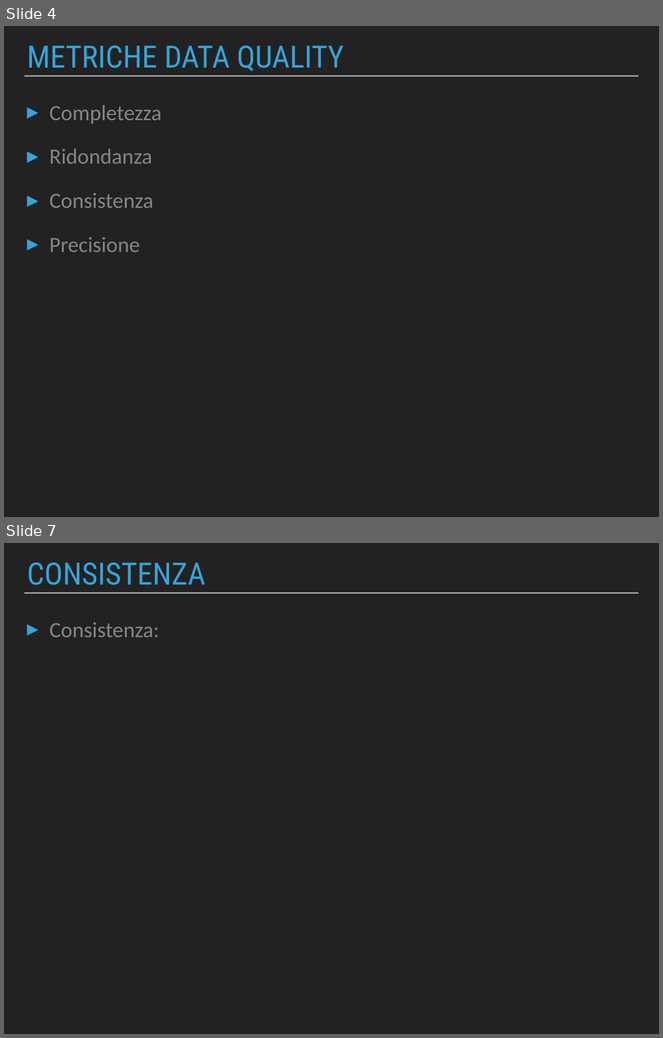
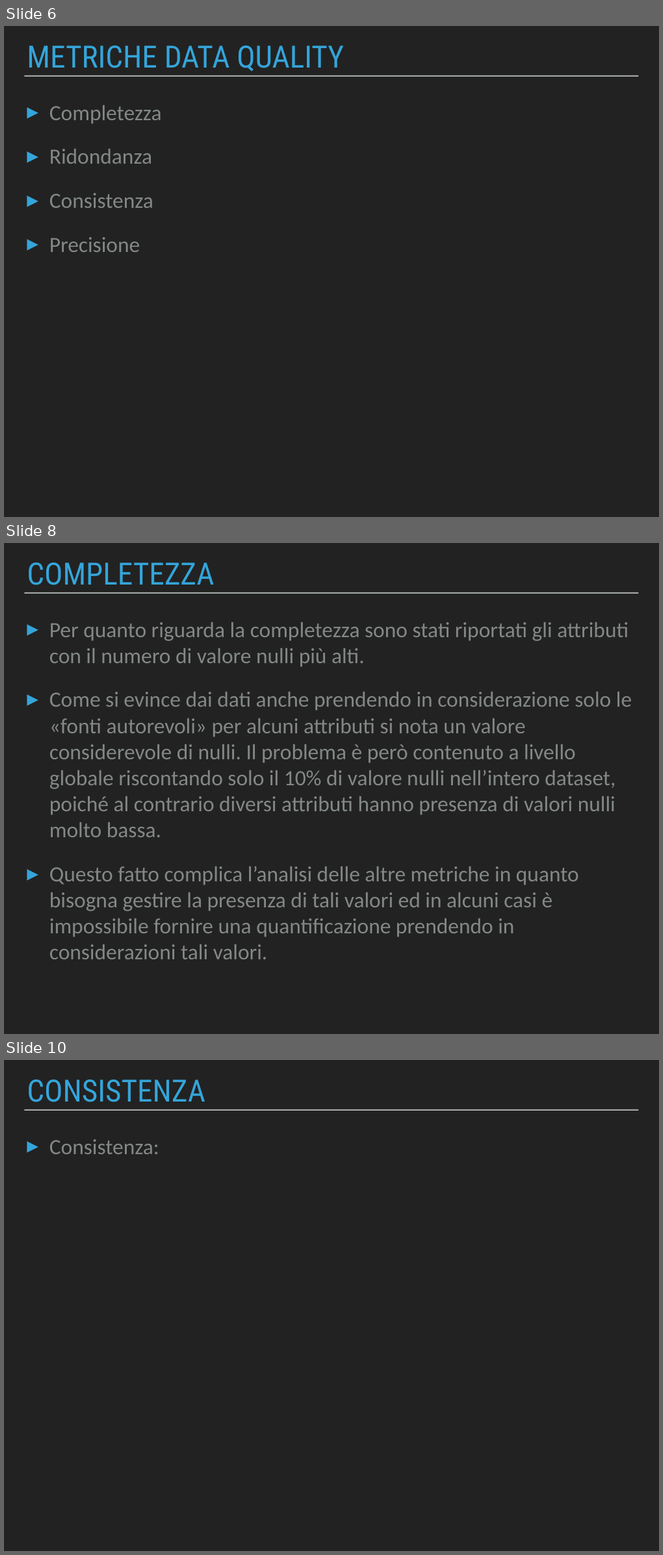
Before and after one commit to Beltra97/Unimib_ArchitettureDati, a slide deck: PresentazionePowerPoint.pptx. Shown one above the other, each under a label of ours: slides 4 and 7 before the commit, slides 6, 8 and 10 after it; the slides between them are not shown. The pictures are 663x1038 and 663x1555 pixels, drawn with LibreOffice and Linux fonts; fonts in the diff are those of the drawing. Boxes give left, top, right and bottom in pixels: in the first picture for what was removed or moved away, otherwise in the second. Text is boxed around its words. In the diff, an @@ line names an element or a change of style, - is before the commit and + after.

```diff
--- a/PresentazionePowerPoint.pptx
+++ b/PresentazionePowerPoint.pptx
@@ slide 8 added at (4, 543, 659, 1034), background #222222; not listed: 1 template element that a slide beside it also shows @@
@@ title added at (27, 563, 214, 585), 48 pt, text #34A5DA @@
+COMPLETEZZA
@@ text added at (50, 622, 632, 960), 34 pt, text #838787 @@
+▸ Per quanto riguarda la completezza sono stati riportati gli attributi con il numero di valore nulli più alti.
+▸ Come si evince dai dati anche prendendo in considerazione solo le «fonti autorevoli» per alcuni attributi si nota un valore considerevole di nulli. Il problema è però contenuto a livello globale riscontando solo il 10% di valore nulli nell’intero dataset, poiché al contrario diversi attributi hanno presenza di valori nulli molto bassa.
+▸ Questo fatto complica l’analisi delle altre metriche in quanto bisogna gestire la presenza di tali valori ed in alcuni casi è impossibile fornire una quantificazione prendendo in considerazioni tali valori.
@@ what was slide 4 is now slide 6 @@
@@ what was slide 7 is now slide 10 @@
```
Also in this commit, not shown: 6 slides changed, 6 other slides added, 1 slide removed, 1 other file.
